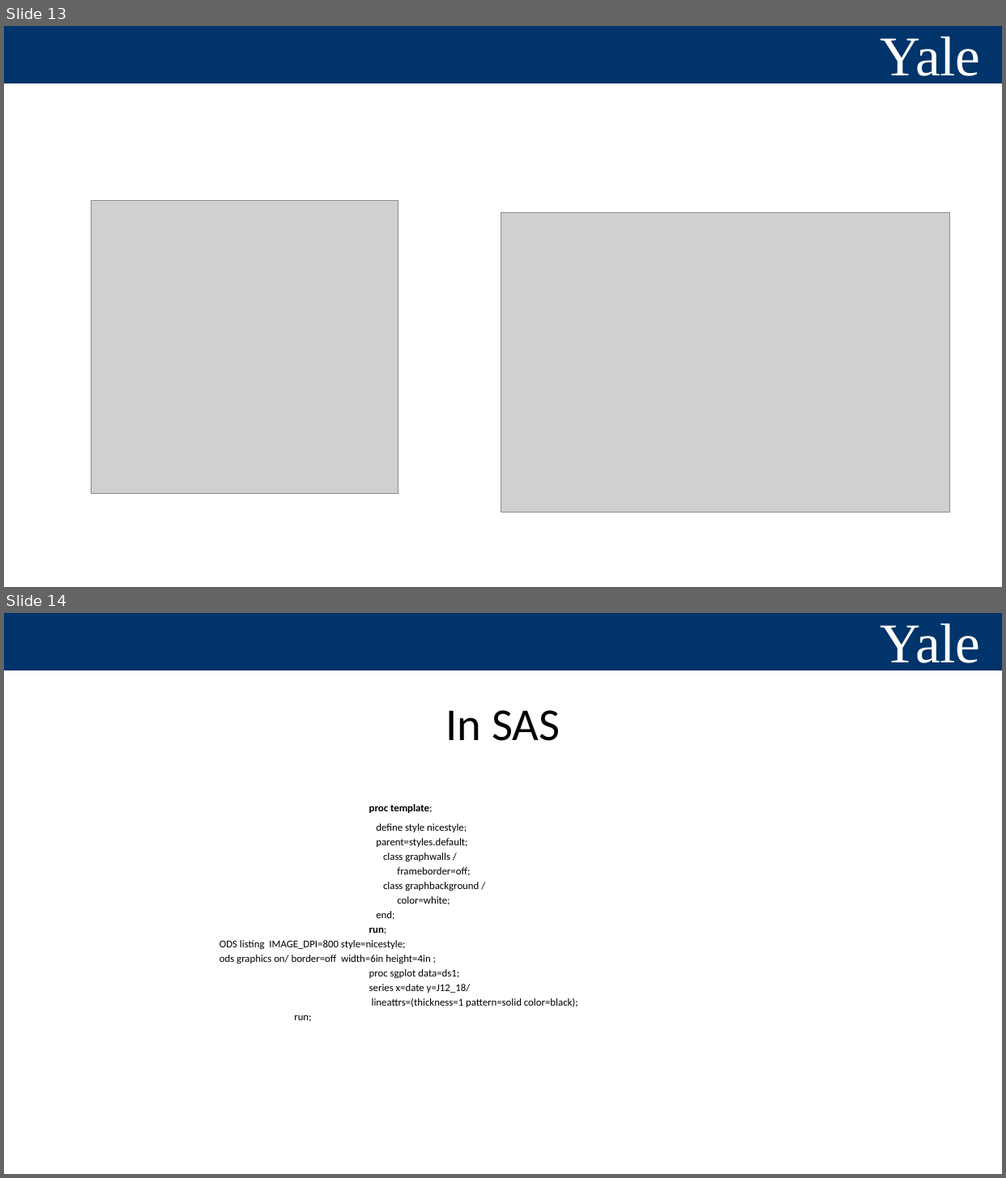
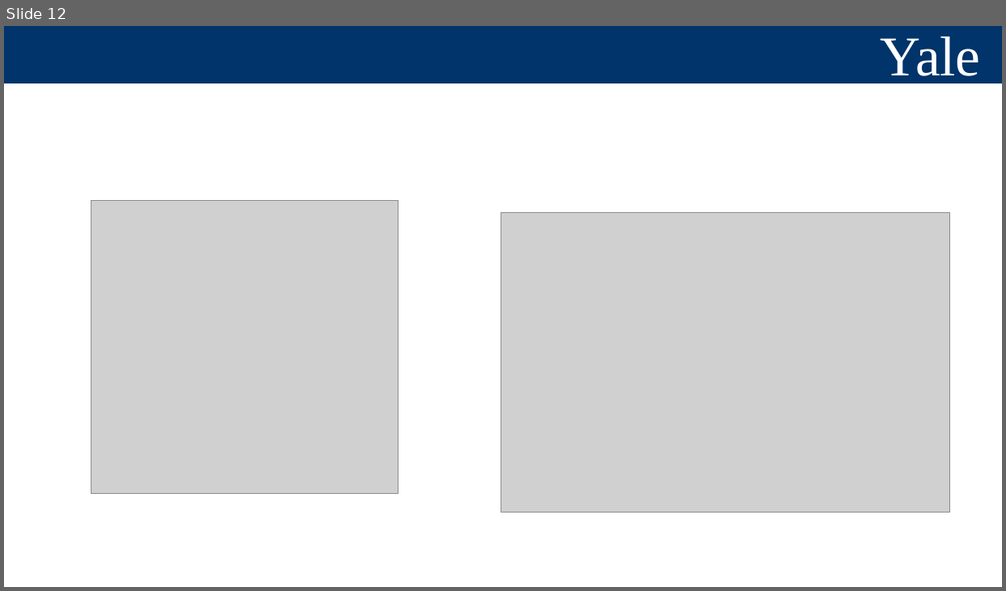
Before and after one commit to YalePublicHealthSurveillance/YaleIntroPublicHealthSurveillance.github.io, a slide deck: Slides/presenting results.pptx. Shown one above the other, each under a label of ours: slides 13 and 14 before the commit, slide 12 after it. The pictures are 1006x1178 and 1006x591 pixels, drawn with LibreOffice and Linux fonts; fonts in the diff are those of the drawing; grey boxes stand for pictures. Boxes give left, top, right and bottom in pixels: in the first picture for what was removed or moved away, otherwise in the second. Text is boxed around its words. In the diff, an @@ line names an element or a change of style, - is before the commit and + after.

```diff
--- a/Slides/presenting results.pptx
+++ b/Slides/presenting results.pptx
@@ slide 14 removed at (4, 613, 1002, 1174), background #FFFFFF; not listed: 3 template elements that a slide beside it also shows @@
@@ title removed at (446, 710, 560, 741) @@
-In SAS
@@ text removed at (219, 804, 578, 1022) @@
-proc template;
-define style nicestyle;
-parent=styles.default;
-class graphwalls /
-frameborder=off;
-class graphbackground /
-color=white;
-end;
-run;
-ODS listing IMAGE_DPI=800 style=nicestyle;
-ods graphics on/ border=off width=6in height=4in ;
-proc sgplot data=ds1;
-series x=date y=J12_18/
-lineattrs=(thickness=1 pattern=solid color=black);
-run;
@@ what was slide 13 is now slide 12 @@
```
Also in this commit, not shown: 1 slide changed, 1 slide added, 6 other slides removed, 2 other files.
